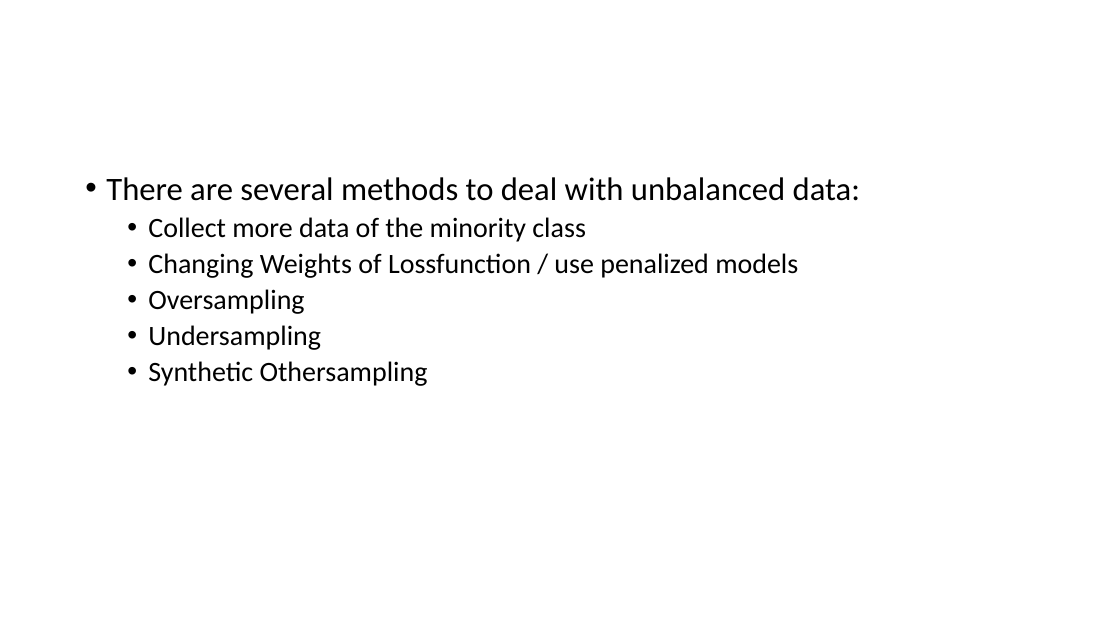
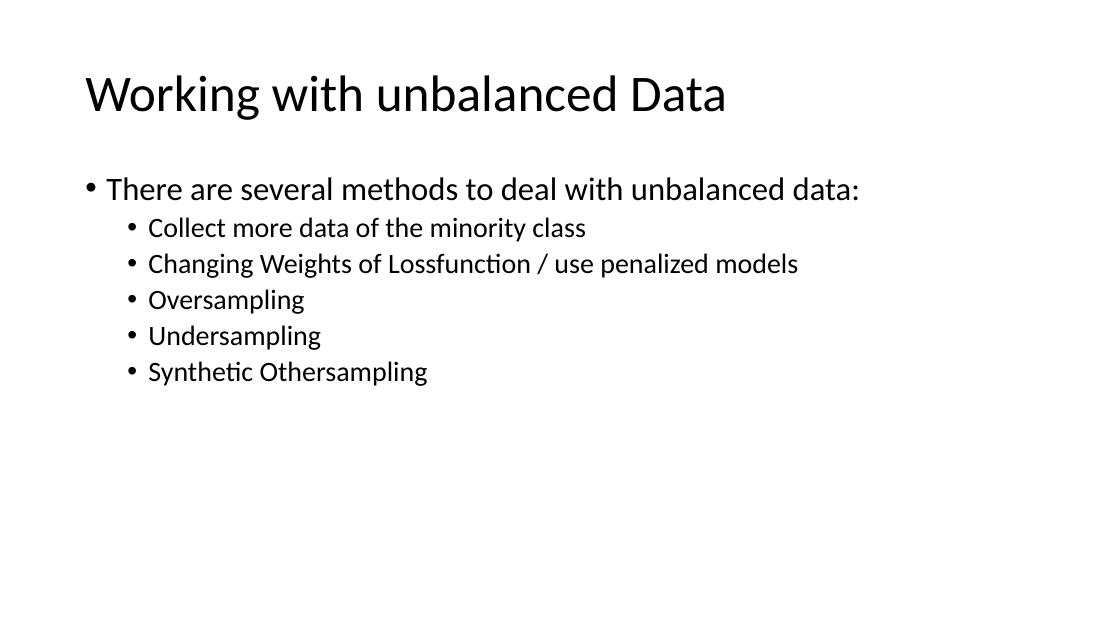
Before and after one commit to Nokix/powerpoints, a slide deck: slide 2 of More Machine Learning with Python.pptx. Drawn at 1120x630 pixels with LibreOffice and Linux fonts; fonts in the diff are those of the drawing. Boxes give left, top, right and bottom in pixels: in the first picture for what was removed or moved away, otherwise in the second. Text is boxed around its words. In the diff, an @@ line names an element or a change of style, - is before the commit and + after.

```diff
--- a/More Machine Learning with Python.pptx
+++ b/More Machine Learning with Python.pptx
@@ title added at box(85, 75, 727, 120), 44 pt, text #000000 @@
+Working with unbalanced Data
```
Also in this commit, not shown: 2 other slides changed, 2 slides added, 11 slides removed, 4 other files.
